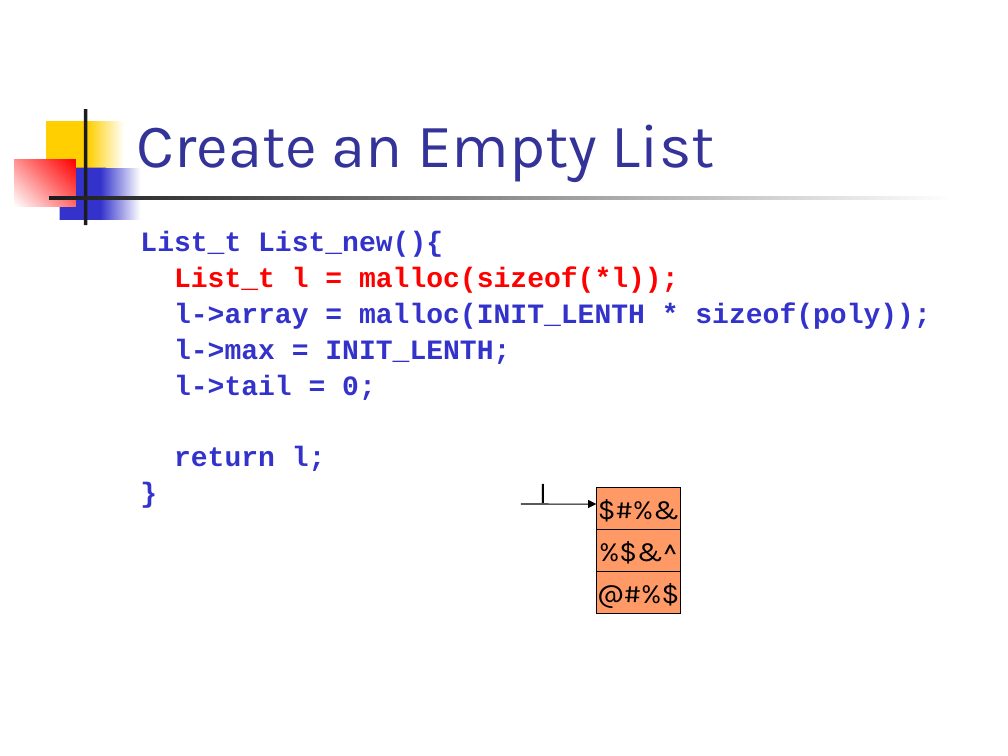
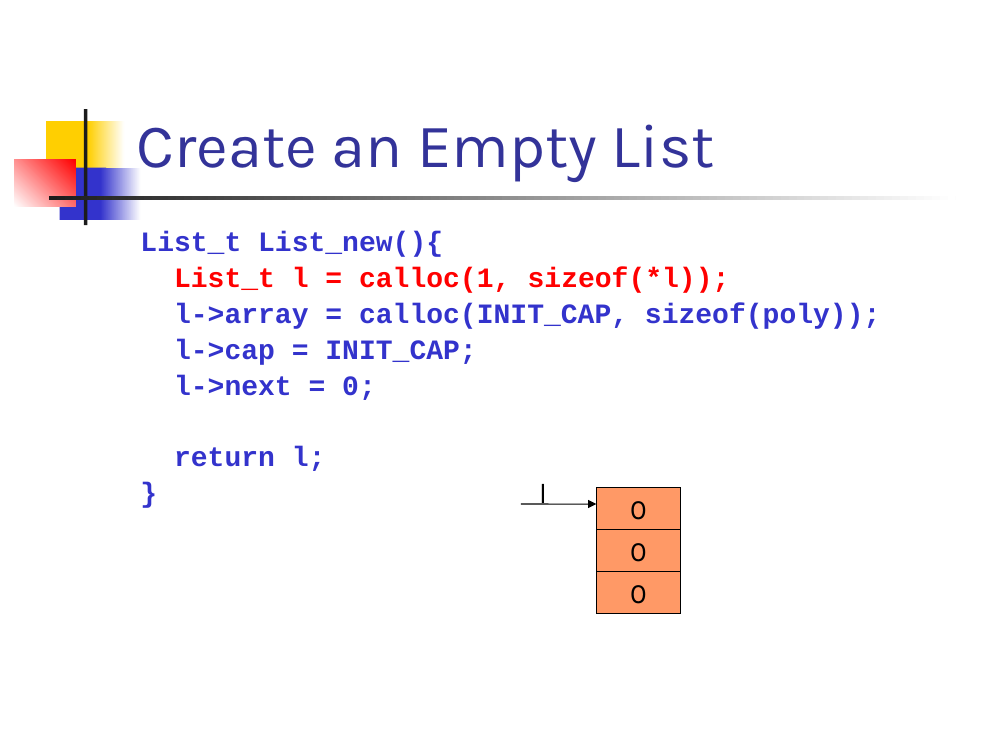
Before and after one commit to csslab-ustc/csslab-ustc.github.io, a slide deck: slide 13 of courses/sysprog/slides/lec11-extArray.pptx. Drawn at 1008x756 pixels with LibreOffice and Linux fonts; fonts in the diff are those of the drawing. Boxes give left, top, right and bottom in pixels: in the first picture for what was removed or moved away, otherwise in the second. Text is boxed around its words. In the diff, an @@ line names an element or a change of style, - is before the commit and + after.

```diff
--- a/courses/sysprog/slides/lec11-extArray.pptx
+++ b/courses/sysprog/slides/lec11-extArray.pptx
@@ text at (174, 267, 880, 400): text changed @@
-List_t l = malloc(sizeof(*l));
-l->array = malloc(INIT_LENTH * sizeof(poly));
-l->max = INIT_LENTH;
-l->tail = 0;
+List_t l = calloc(1, sizeof(*l));
+l->array = calloc(INIT_CAP, sizeof(poly));
+l->cap = INIT_CAP;
+l->next = 0;
@@ text in rectangle at (630, 501, 647, 520): text changed @@
-$#%&
+0
@@ text in rectangle at (630, 543, 647, 562): text changed @@
-%$&^
+0
@@ text in rectangle at (630, 585, 647, 604): text changed @@
-@#%$
+0
```
Also in this commit, not shown: 29 other slides changed, 6 other files.
